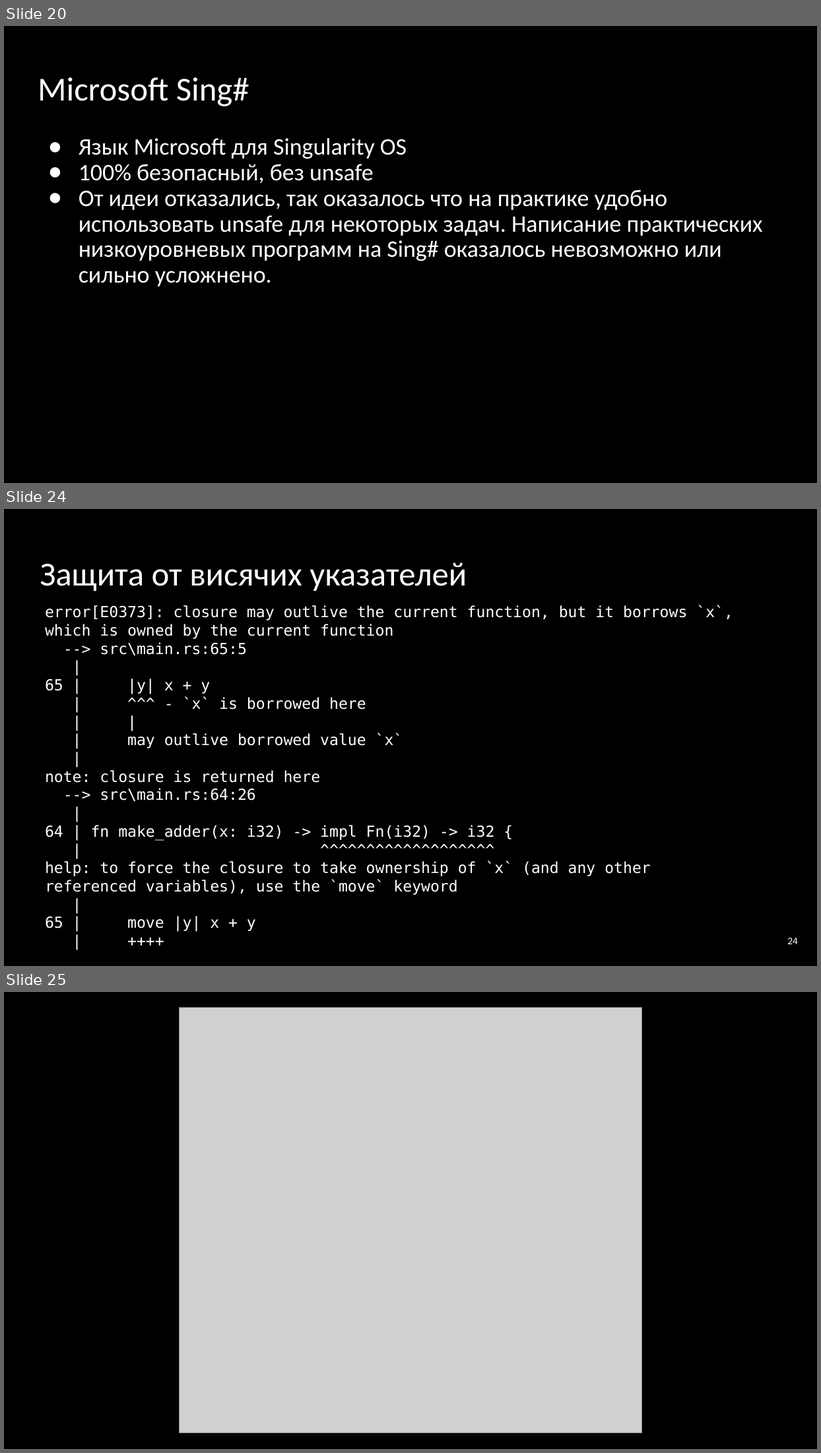
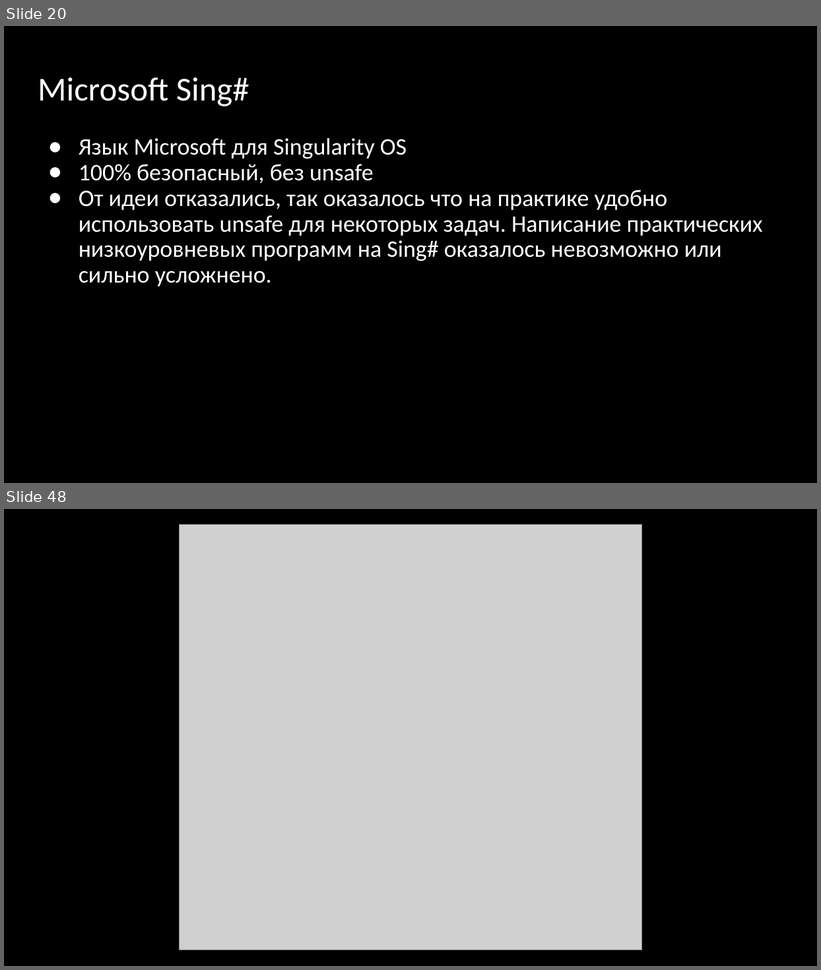
Before and after one commit to Gordon01/learn-rust, a slide deck: keynotes/Rust 2024.pptx. Shown one above the other, each under a label of ours: slides 20, 24 and 25 before the commit, slides 20 and 48 after it; the slides between them are not shown. The pictures are 821x1453 and 821x970 pixels, drawn with LibreOffice and Linux fonts; fonts in the diff are those of the drawing; grey boxes stand for pictures. Boxes give left, top, right and bottom in pixels: in the first picture for what was removed or moved away, otherwise in the second. Text is boxed around its words. In the diff, an @@ line names an element or a change of style, - is before the commit and + after.

```diff
--- a/keynotes/Rust 2024.pptx
+++ b/keynotes/Rust 2024.pptx
@@ slide 24 removed at (4, 509, 817, 966), background #000000 @@
@@ title removed at (40, 562, 467, 591) @@
-Защита от висячих указателей
@@ text removed at (45, 605, 733, 932) @@
-error[E0373]: closure may outlive the current function, but it borrows `x`, which is owned by the current function
---> src\main.rs:65:5
-|
-65 | |y| x + y
-| ^^^ - `x` is borrowed here
-| |
-| may outlive borrowed value `x`
-|
-note: closure is returned here
---> src\main.rs:64:26
-|
-64 | fn make_adder(x: i32) -> impl Fn(i32) -> i32 {
-| ^^^^^^^^^^^^^^^^^^^
-help: to force the closure to take ownership of `x` (and any other referenced variables), use the `move` keyword
-|
-65 | move |y| x + y
-| ++++
@@ page number removed at (787, 938, 798, 945) @@
-24
@@ what was slide 25 is now slide 48 @@
```
Also in this commit, not shown: 3 slides changed, 11 slides added, 1 other slide removed, 3 other files.
